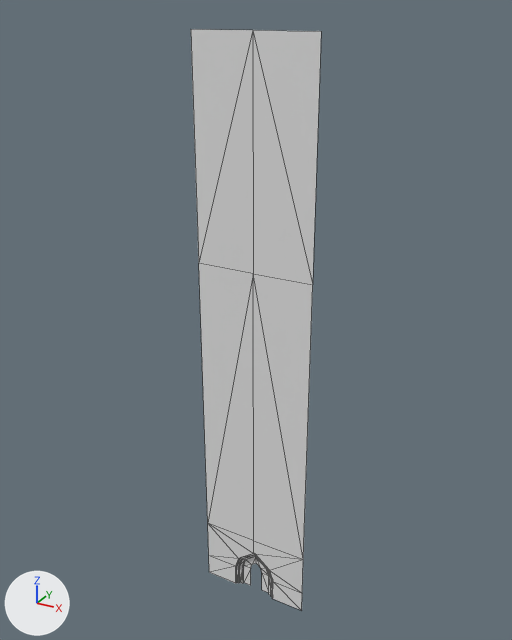
The glTF model assets/models/door.glb as it was, and as the next commit left it.
Both versions are drawn from a 50 mm lens placed at (82.9, -149.4, 168.0), pointed at (-1.7, 4.5, 91.0). Every picture has the same lights, and +X, +Y and +Z are marked at lower left. Mesh edges are drawn as thin lines. Where no turn or scale is listed for an object, it has been applied to the vertices. Vertices at the same position are counted once.

Before the edit, the objects in view are built like this:
```python
me_door = bpy.data.meshes.new('Door')
me_door.from_pydata(...)  # 62 vertices, 92 faces; spans x -17.0..17.0, y 0.0..2.0, z 0.0..164.0
me_door.materials.append(mat_door)  # white #e7e7e7
# before: 28 (0.0, 0.0, 164.0) at pixel (252, 30), 29 (17.0, 0.0, 164.0) at pixel (321, 31), 30 (0.0, 0.0, 106.0) at pixel (253, 273), 31 (17.0, 0.0, 106.0) at pixel (312, 284), 57 (-17.0, 0.0, 164.0) at pixel (190, 29)
# before: 58 (-17.0, 0.0, 106.0) at pixel (198, 263)
ob_door_col = bpy.data.objects.new('Door-col', me_door)
ob_door_col.location = (0.0, 0.0, 0.0)
```
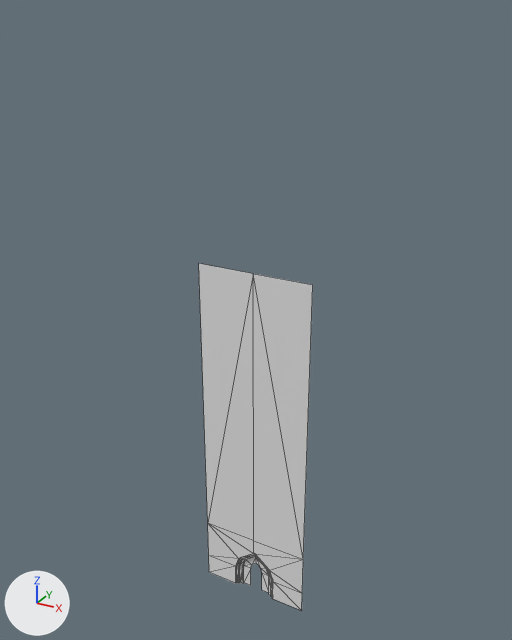
The change, as a diff of the scene's bpy script:
```diff
--- a/assets/models/door.glb.py
+++ b/assets/models/door.glb.py
@@ me_door @@
 me_door.from_pydata(...)  # 62 vertices, 92 faces; spans x -17.0..17.0, y 0.0..2.0, z 0.0..164.0
 # used by ob_door_col; location = (0.0, 0.0, 0.0)
 # verts and faces of me_door; kept vertices keep their numbers, new ones are numbered from 62
+# me_door part 1
+delete_vertices([28, 29, 57])  # with the faces that use them
 me_door.materials.append(mat_door)
```

Location of each change, (x1, y1, x2, y2) in pixels of the pictures (512 x 640 px):
'Door-col', reshaped (12% narrower, 40% shorter): before (191, 29, 321, 611); after (199, 264, 313, 611)
part 1 of me_door, deleted: before (191, 29, 321, 285)
